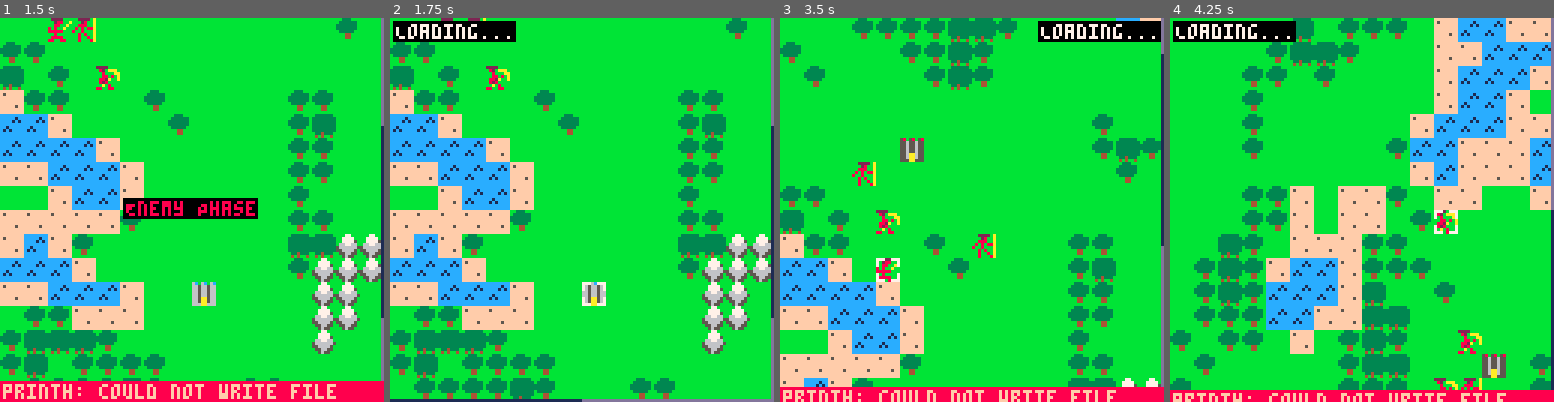
Above: before the commit, frames 1-4 (left to right).
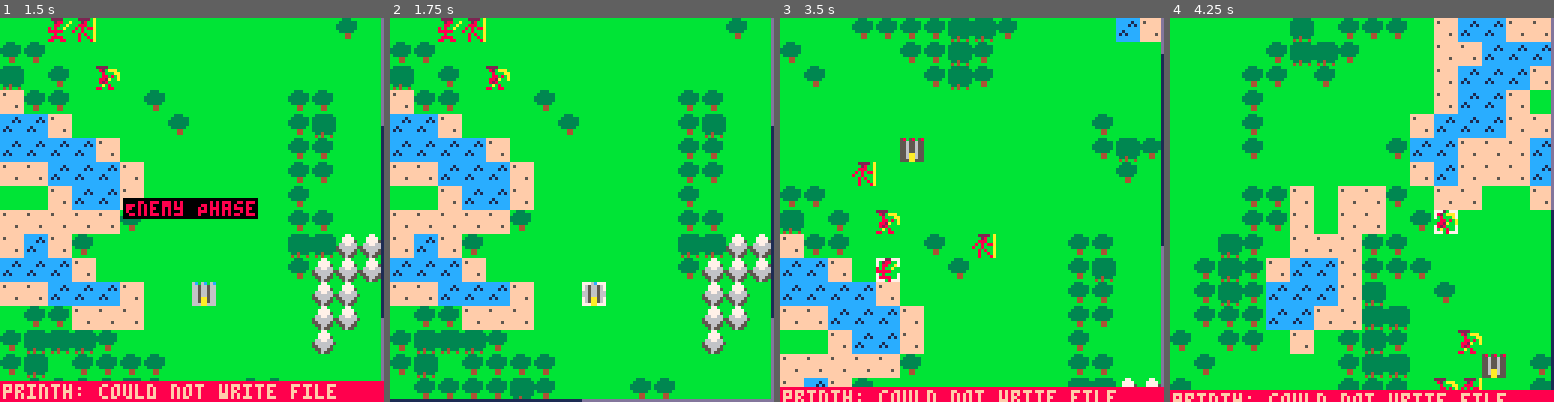
Above: after the commit, the same moments.

Repository: stavguo/pico-saga
Game: PICO-8 cartridge ftrpg.p8
The game is run twice, just before and just after one commit, with the same random seed, the same clock (stepped at 60 frames per second) and the same inputs.
Inputs:
- Up to frame 1 (1.5 s): tap X (X key) at 0.33, 1.07 s; tap O (Z key) at 0.7 s
- Up to frame 2 (1.75 s): hold Right from 1.6 s (still down); tap O (Z key) at 1.7 s
- Up to frame 3 (3.5 s): tap X (X key) at 1.85, 2.97 s; release Right at 2.1 s; tap O (Z key) every 0.4 s from 2.1 to 3.3 s; hold Up 2.15-2.42 s; hold Right 2.47-3.03 s; hold Left from 3.08 s (still down)
- Up to frame 4 (4.25 s): release Left at 3.58 s; hold Down 3.63-3.97 s; tap O (Z key) at 3.7, 4.1 s; hold Right from 4.02 s (still down); tap X (X key) at 4.08 s

Frame 1 is identical in both runs. In frame 2, 1.8% of the frame differs, in the area x 0-33%, y 0-7%; in frame 3, 1.8%; in frame 4, 1.8%.

Commit message:
Removed loading text during enemy phase

Diff:
--- a/src/fsm.lua
+++ b/src/fsm.lua
@@ -479,11 +479,10 @@
 end
 
 function create_enemy_phase()
-    local cam_path, ui, logic_co, anim_co, current_enemy, cursor
-    return {
-        enter = function(p)
-            cursor, ui = p.cursor, {}
-            create_ui({"Loading..."}, ui, false)
+    local cam_path, logic_co, anim_co, current_enemy, cursor
+    return {
+        enter = function(p)
+            cursor = p.cursor
             local enemies = sort_enemy_turn_order(units)
             printh("amount of enemies: "..#enemies, "logs/debug.txt")
             logic_co = cocreate(function()
@@ -560,7 +559,6 @@
         draw = function()
             draw_units(units)
             draw_cursor(cursor, true)
-            if (not anim_co or costatus(anim_co) == "dead") draw_ui(cursor, ui)
         end
     }
 end
